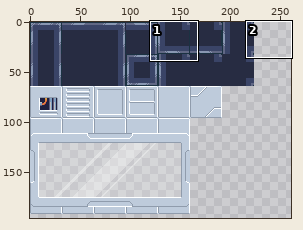
Sprite sheet: assets/art/tiles/ship_tileset.png. Above, an overview of the earlier version with the close-up marked.
Close-up. Before the edit:
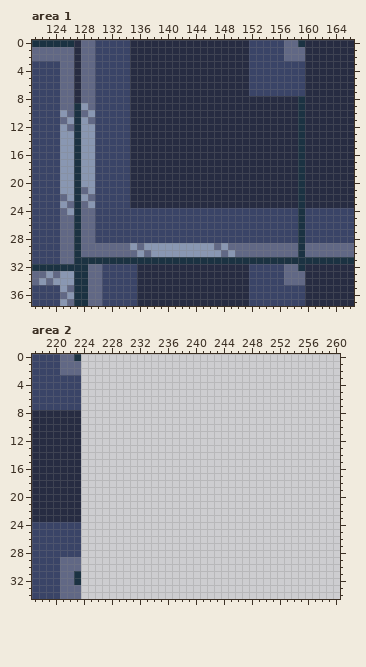
The file is 320x320 pixels. Colours within 5 levels of each other are drawn and written as one. Shown: area 1: x 121..166, y 0..37; area 2: x 217..260, y 0..34. The wide view leaves out empty margins.
The result:
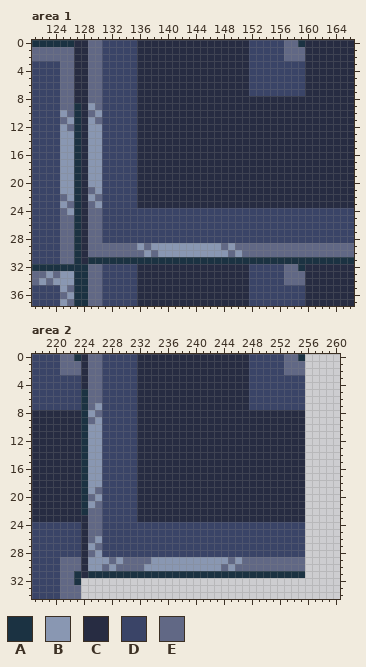
Palette (. is transparent): A #1b3242  B #8997b2  C #272c42  D #3a4467  E #616885
Change:
Area 1:
y 0..7: x 128 E -> C; x 130 D -> E; x 135 C -> D
y 8: x 128 E -> C; x 130 D -> E; x 135 C -> D; x 159 A -> C
y 9: x 128..130 BED -> CBE; x 135 C -> D; x 159 A -> C
y 10: x 128..130 EBD -> CEB; x 135 C -> D; x 159 A -> C
y 11: x 128..130 BED -> CBE; x 135 C -> D; x 159 A -> C
y 12..20: x 128 B -> C; x 130 D -> B; x 135 C -> D; x 159 A -> C
y 21: x 128..130 EBD -> CEB; x 135 C -> D; x 159 A -> C
y 22: x 128..130 BED -> CBE; x 135 C -> D; x 159 A -> C
y 23: x 128..130 EBD -> CEB; x 135 C -> D; x 159 A -> C
y 24..28: x 128 E -> C; x 130 D -> E; x 159 A -> D
y 29: x 128 E -> C; x 135..137 BEB -> EBE; x 147..149 EBE -> BEB; x 159 A -> E
y 30: x 128 E -> C; x 136..138 BEB -> EBE; x 148..150 EBE -> BEB; x 159 A -> E
y 31: x 128 A -> C
Area 2:
y 0: x 224..255 ................................ -> CEEDDDDDCCCCCCCCCCCCCCCCDDDDDEEA
y 1..2: x 224..255 ................................ -> CEEDDDDDCCCCCCCCCCCCCCCCDDDDDEEE
y 3..4: x 224..255 ................................ -> CEEDDDDDCCCCCCCCCCCCCCCCDDDDDDDD
y 5..6: x 224..255 ................................ -> AEEDDDDDCCCCCCCCCCCCCCCCDDDDDDDD
y 7: x 224..255 ................................ -> AEBDDDDDCCCCCCCCCCCCCCCCDDDDDDDD
y 8: x 224..255 ................................ -> ABEDDDDDCCCCCCCCCCCCCCCCCCCCCCCC
y 9: x 224..255 ................................ -> AEBDDDDDCCCCCCCCCCCCCCCCCCCCCCCC
y 10..18: x 224..255 ................................ -> ABBDDDDDCCCCCCCCCCCCCCCCCCCCCCCC
y 19: x 224..255 ................................ -> ABEDDDDDCCCCCCCCCCCCCCCCCCCCCCCC
y 20: x 224..255 ................................ -> AEBDDDDDCCCCCCCCCCCCCCCCCCCCCCCC
y 21: x 224..255 ................................ -> ABEDDDDDCCCCCCCCCCCCCCCCCCCCCCCC
y 22: x 224..255 ................................ -> AEEDDDDDCCCCCCCCCCCCCCCCCCCCCCCC
y 23: x 224..255 ................................ -> CEEDDDDDCCCCCCCCCCCCCCCCCCCCCCCC
y 24..25: x 224..255 ................................ -> CEEDDDDDDDDDDDDDDDDDDDDDDDDDDDDD
y 26: x 224..255 ................................ -> CEBDDDDDDDDDDDDDDDDDDDDDDDDDDDDD
y 27: x 224..255 ................................ -> CBEDDDDDDDDDDDDDDDDDDDDDDDDDDDDD
y 28: x 224..255 ................................ -> CEBDDDDDDDDDDDDDDDDDDDDDDDDDDDDD
y 29: x 224..255 ................................ -> CBBBEBEEEEBBBBBBBBBBBEBEEEEEEEEE
y 30: x 224..255 ................................ -> CBBEBEEEEBBBBBBBBBBBEBEEEEEEEEEE
y 31: x 224..255 ................................ -> CAAAAAAAAAAAAAAAAAAAAAAAAAAAAAAA
Pixel boxes of the changes (left, top, right, bottom) in both close-ups:
changed: (81, 40, 158, 264)
changed: (298, 96, 305, 257)
changed: (214, 243, 242, 257)
added: (81, 354, 305, 578)
